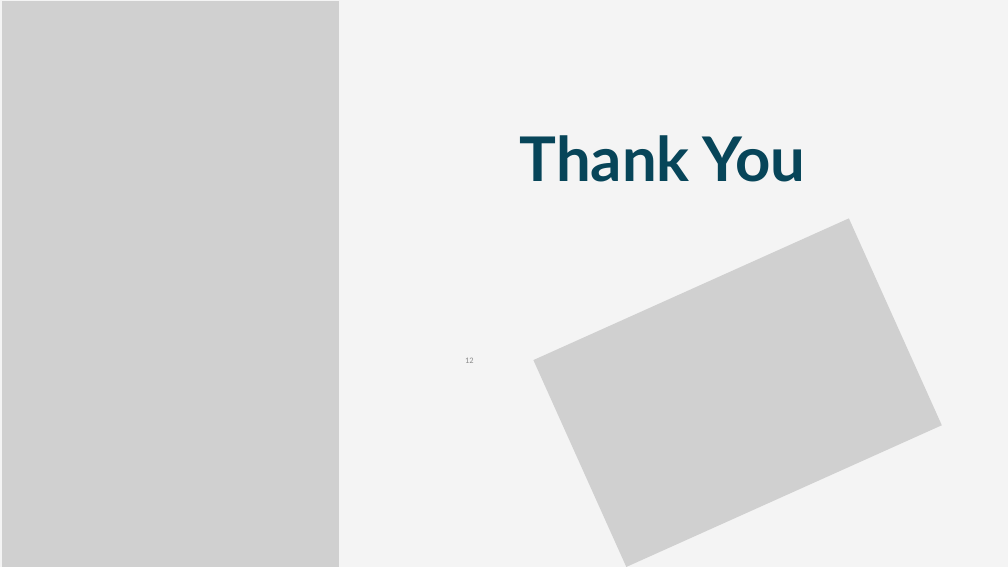
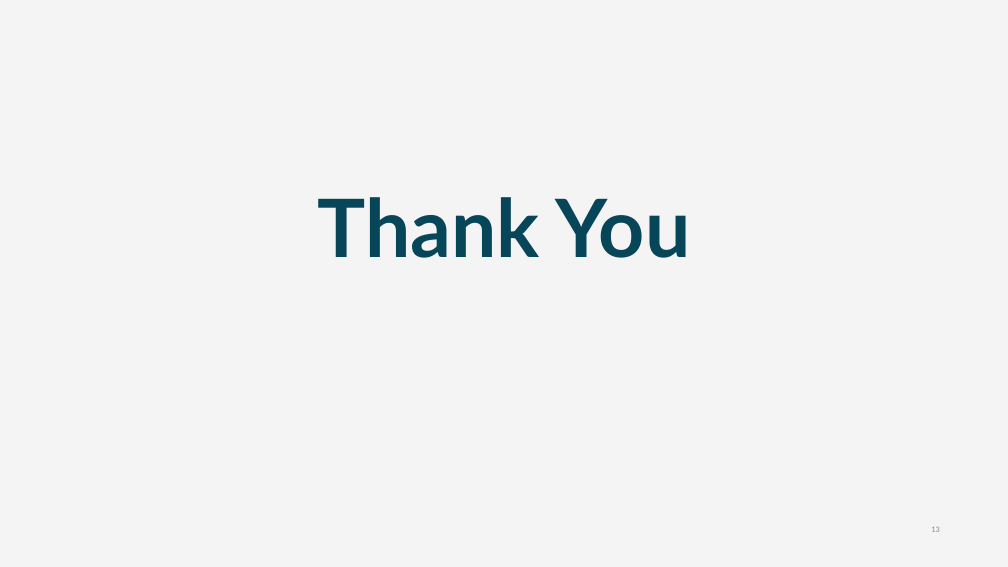
Before and after one commit to John-Adedoyin-001/Data-program-COMP-603_PROJECT-EBOSELE-AND-JOHN, a slide deck: slide 13 of John-Ebose-Project-Presentation--COVID-19-Impact-on-ABC-Company.pptx (slide 12 before the commit). Drawn at 1008x567 pixels with LibreOffice and Linux fonts; fonts in the diff are those of the drawing; grey boxes stand for pictures. Boxes give left, top, right and bottom in pixels: in the first picture for what was removed or moved away, otherwise in the second. Text is boxed around its words. In the diff, an @@ line names an element or a change of style, - is before the commit and + after.

```diff
--- a/John-Ebose-Project-Presentation--COVID-19-Impact-on-ABC-Company.pptx
+++ b/John-Ebose-Project-Presentation--COVID-19-Impact-on-ABC-Company.pptx
@@ picture removed at [2,1,339,567] @@
@@ text "Thank You": place and size @@
-text "Thank You" at [520,135,805,182]
+text "Thank You" at [317,197,691,258]
@@ text "Thank You" at [317,197,691,258]: size 88 to 115 pt @@
@@ picture removed at [533,218,942,567] @@
@@ page number removed at [465,357,473,363] @@
-12
@@ page number added at [931,526,939,532], 12 pt, text #8C8C8C @@
+13
```
Also in this commit, not shown: 7 other slides changed, 5 slides added, 4 slides removed, 3 other files.
